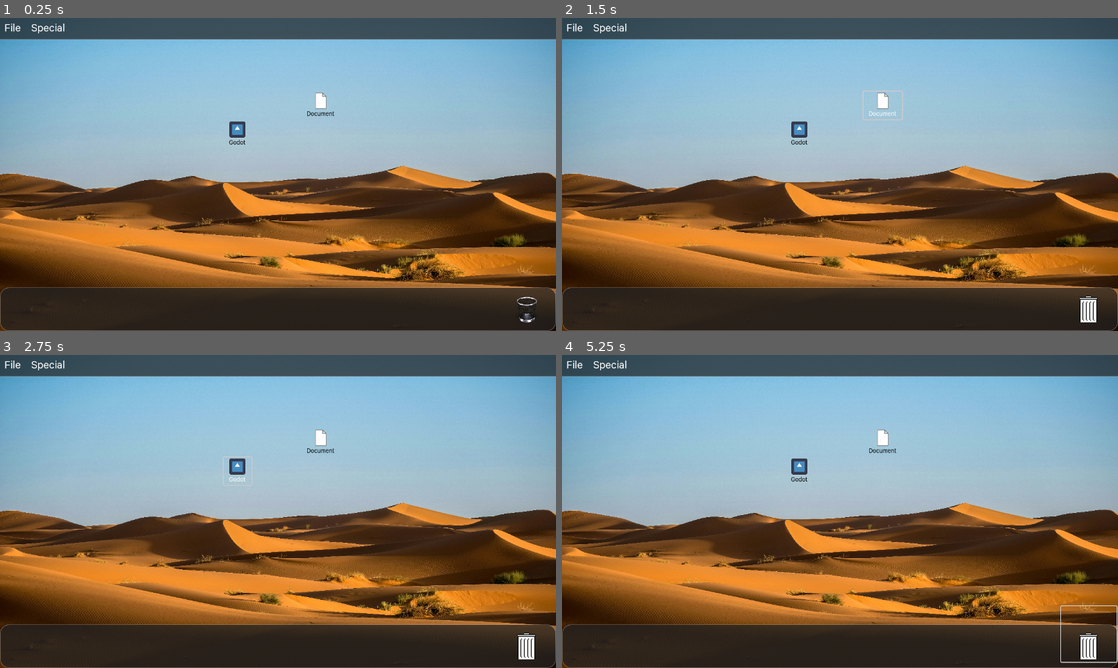
Above: before the commit, frames 1-4 (two rows, left to right).
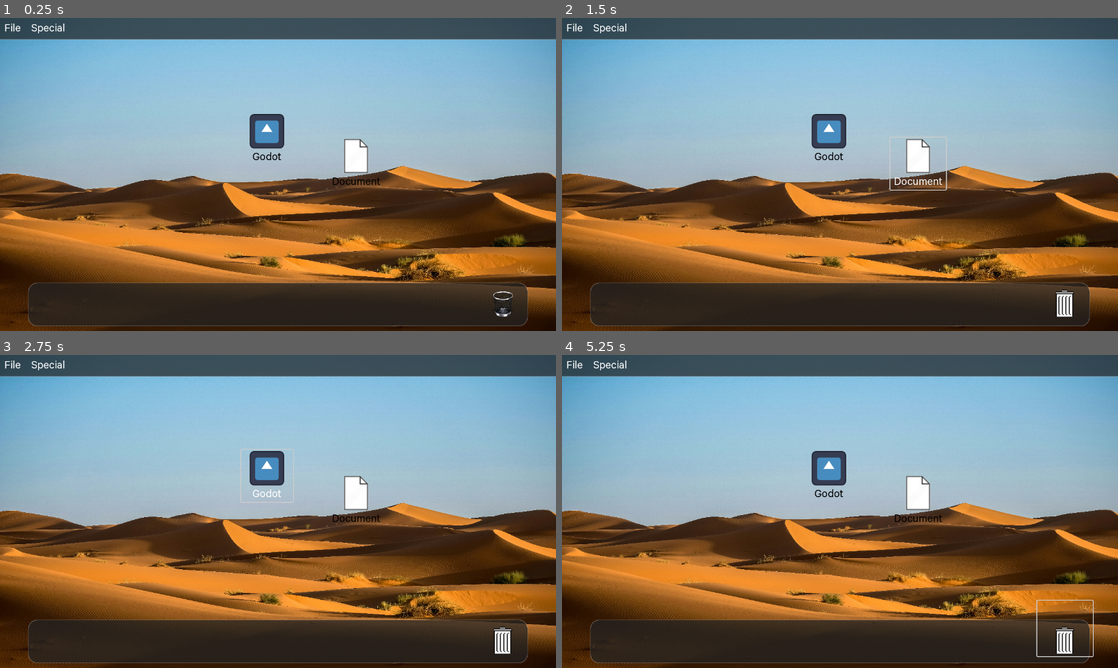
Above: after the commit, the same moments.

Repository: ee0pdt/gwj-78-erase
Game: Godot game, scene res://level/os3.tscn
The game is run twice, just before and just after one commit, with the same random seed, the same clock (stepped at 60 frames per second) and the same inputs. The engine's default icon, where the game draws it, is replaced by a stand-in: a white triangle on a blue panel in a dark square.
Inputs (mouse positions are in pixels of both pictures, inside the frame that each line leads up to; where the layout moved, square brackets give the same spot in the first picture):
- Up to frame 1 (0.25 s): no input
- Up to frame 2 (1.5 s): click (1062, 290) [1090, 296] at 0.5 s; click "Document" at 1.25 s
- Up to frame 3 (2.75 s): click "Godot" at 2 s
- Up to frame 4 (5.25 s): click (1062, 627) [1090, 633] at 2.75 s; click "Document" at 3.5 s; click "Godot" at 4.25 s; click (1062, 627) [1090, 633] at 5 s

The runs differ from the first frame. In frame 1, 4.8% of the frame differs, in the area x 0-100%, y 23-100%; in frame 2, 5.2%; in frame 3, 5.1%; in frame 4, 5.2%.

Commit message:
Better theme for OS3

Diff:
--- /dev/null
+++ b/assets/images/a3k5lpwsn4gm7en71aa.svg
@@ -0,0 +1,11 @@
+<svg xmlns="http://www.w3.org/2000/svg" width="1280" height="780" viewBox="0 0 1280 780">
+  <defs>
+    <pattern id="checkerboard" width="4" height="4" patternUnits="userSpaceOnUse">
+      <rect width="2" height="2" fill="white"/>
+      <rect x="2" y="0" width="2" height="2" fill="black"/>
+      <rect x="0" y="2" width="2" height="2" fill="black"/>
+      <rect x="2" y="2" width="2" height="2" fill="white"/>
+    </pattern>
+  </defs>
+  <rect width="100%" height="100%" fill="url(#checkerboard)"/>
+</svg>
--- a/file_system_items/application/application.tscn
+++ b/file_system_items/application/application.tscn
@@ -5,8 +5,8 @@
 [ext_resource type="PackedScene" uid="uid://7aid857rtjr5" path="res://file_system_items/file_system_item/file_system_item_state_machine.tscn" id="3_sy4et"]
 
 [node name="Application" type="Button"]
-offset_right = 64.0
-offset_bottom = 64.0
+offset_right = 80.0
+offset_bottom = 80.0
 text = "Godot"
 icon = ExtResource("1_0a6u3")
 flat = true
--- a/file_system_items/document/document.tscn
+++ b/file_system_items/document/document.tscn
@@ -6,7 +6,7 @@
 
 [node name="Document" type="Button"]
 offset_right = 89.0
-offset_bottom = 64.0
+offset_bottom = 80.0
 text = "Document"
 icon = ExtResource("1_rogos")
 flat = true
--- a/level/level.gd
+++ b/level/level.gd
@@ -62,3 +62,4 @@
 
 func _handle_file_added_to_trash(file: FileSystemItem):
 	%MenuBar.enable_empty_trash()
+	%SoundItemAddedToTrash.play()
--- a/level/os1.tscn
+++ b/level/os1.tscn
@@ -1,139 +1,106 @@
-[gd_scene load_steps=13 format=3 uid="uid://bo20ipot6i628"]
+[gd_scene load_steps=16 format=3 uid="uid://bfhe57ypw3i5u"]
 
+[ext_resource type="Theme" uid="uid://cmnrvs380oc6u" path="res://themes/os1_mono.tres" id="1_1b1c6"]
 [ext_resource type="Theme" uid="uid://dj2vfsx2jdmu0" path="res://themes/os3.tres" id="1_fty6r"]
 [ext_resource type="Script" uid="uid://dffmsepw35cgc" path="res://level/level.gd" id="2_1d7e5"]
-[ext_resource type="PackedScene" uid="uid://cpt1rj40a0kk3" path="res://screen/screen.tscn" id="3_3k2ej"]
+[ext_resource type="Script" uid="uid://pjn5egmtl16x" path="res://desktop/desktop.gd" id="4_1b1c6"]
 [ext_resource type="PackedScene" uid="uid://d4c8dtd2jia1d" path="res://file_system_items/document/document.tscn" id="4_7hnyc"]
+[ext_resource type="Texture2D" uid="uid://cl68s7gfimstn" path="res://assets/images/a3k5lpwsn4gm7en71aa.png" id="4_euys8"]
+[ext_resource type="PackedScene" uid="uid://bepushbvyj688" path="res://file_system_items/trash/trash.tscn" id="5_0vag3"]
 [ext_resource type="PackedScene" uid="uid://dmf3a1es3sgi4" path="res://file_system_items/application/application.tscn" id="5_euys8"]
 [ext_resource type="PackedScene" uid="uid://dpf8vobr127ok" path="res://info_window/info_window.tscn" id="6_1b1c6"]
 [ext_resource type="PackedScene" uid="uid://wyj22wjeccw6" path="res://empty_trash_dialog/empty_trash_dialog.tscn" id="7_0vag3"]
 [ext_resource type="Script" uid="uid://30qghlfcc1sv" path="res://fsm/state_machine.gd" id="8_k2s33"]
 [ext_resource type="Script" uid="uid://0mcjqa8ciue7" path="res://level/states/asleep.gd" id="9_8yfpd"]
+[ext_resource type="PackedScene" uid="uid://jr15xa6g2paw" path="res://menu_bar/menu_bar.tscn" id="9_jb3nm"]
 
-[sub_resource type="Gradient" id="Gradient_0xm2m"]
-offsets = PackedFloat32Array(0, 0.330986, 1)
-colors = PackedColorArray(1, 1, 1, 1, 0.257042, 0.257042, 0.257042, 1, 0, 0, 0, 1)
+[sub_resource type="StyleBoxTexture" id="StyleBoxTexture_k2s33"]
+texture = ExtResource("4_euys8")
 
-[sub_resource type="GradientTexture2D" id="GradientTexture2D_h2yge"]
-gradient = SubResource("Gradient_0xm2m")
-fill = 1
-fill_from = Vector2(0.5, 0.5)
-fill_to = Vector2(1, 1)
+[sub_resource type="StyleBoxFlat" id="StyleBoxFlat_0vag3"]
+bg_color = Color(1, 1, 1, 1)
+border_width_bottom = 1
+border_color = Color(0, 0, 0, 1)
 
-[sub_resource type="Theme" id="Theme_cw150"]
-Button/fonts/font = null
-
-[node name="Level" type="Control"]
+[node name="OS1" type="Control"]
 layout_mode = 3
-anchors_preset = 0
-theme = ExtResource("1_fty6r")
-script = ExtResource("2_1d7e5")
-metadata/_edit_horizontal_guides_ = [191.0]
-
-[node name="CanvasLayer" type="CanvasLayer" parent="."]
-
-[node name="TextureRect" type="TextureRect" parent="CanvasLayer"]
-anchors_preset = 15
-anchor_right = 1.0
-anchor_bottom = 1.0
-offset_right = 24.0
-offset_bottom = 24.0
-grow_horizontal = 2
-grow_vertical = 2
-texture = SubResource("GradientTexture2D_h2yge")
-
-[node name="Screen" parent="CanvasLayer" instance=ExtResource("3_3k2ej")]
-unique_name_in_owner = true
-theme = ExtResource("1_fty6r")
-
-[node name="Desktop" parent="CanvasLayer/Screen" index="0"]
-theme = SubResource("Theme_cw150")
-
-[node name="Trash" parent="CanvasLayer/Screen/Desktop/DesktopBackground" index="0"]
-screen = NodePath("../../..")
-
-[node name="Document" parent="CanvasLayer/Screen/Desktop/DesktopBackground" index="1" instance=ExtResource("4_7hnyc")]
-layout_mode = 0
-offset_left = 113.0
-offset_top = 358.0
-offset_right = 202.0
-offset_bottom = 422.0
-text = "Some Doc"
-
-[node name="Document2" parent="CanvasLayer/Screen/Desktop/DesktopBackground" index="2" instance=ExtResource("4_7hnyc")]
-layout_mode = 0
-offset_left = 203.0
-offset_top = 206.0
-offset_right = 292.0
-offset_bottom = 270.0
-text = "Another doc"
-infected = true
-
-[node name="Application" parent="CanvasLayer/Screen/Desktop/DesktopBackground" index="3" instance=ExtResource("5_euys8")]
-layout_mode = 0
-offset_left = 443.0
-offset_top = 168.0
-offset_right = 507.0
-offset_bottom = 232.0
-
-[node name="MenuBar" parent="CanvasLayer/Screen" index="1" node_paths=PackedStringArray("trash")]
-offset_right = 102.0
-offset_bottom = 31.0
-trash = NodePath("../Desktop/DesktopBackground/Trash")
-
-[node name="InfoWindow" parent="CanvasLayer/Screen" instance=ExtResource("6_1b1c6")]
-unique_name_in_owner = true
-title = "Info"
-initial_position = 2
-visible = false
-
-[node name="PanelContainer" type="PanelContainer" parent="CanvasLayer/Screen/InfoWindow"]
 anchors_preset = 15
 anchor_right = 1.0
 anchor_bottom = 1.0
 grow_horizontal = 2
 grow_vertical = 2
+theme = ExtResource("1_1b1c6")
+script = ExtResource("2_1d7e5")
+metadata/_edit_horizontal_guides_ = [191.0]
 
-[node name="VBoxContainer" type="VBoxContainer" parent="CanvasLayer/Screen/InfoWindow/PanelContainer"]
+[node name="Desktop" type="Panel" parent="."]
+unique_name_in_owner = true
+layout_mode = 1
+anchors_preset = 15
+anchor_right = 1.0
+anchor_bottom = 1.0
+offset_left = -1.0
+offset_top = -1.0
+offset_right = -1.0
+offset_bottom = -1.0
+grow_horizontal = 2
+grow_vertical = 2
+theme = ExtResource("1_fty6r")
+theme_override_styles/panel = SubResource("StyleBoxTexture_k2s33")
+script = ExtResource("4_1b1c6")
+
+[node name="MenuBackground" type="Panel" parent="Desktop"]
 layout_mode = 2
+offset_left = 1.0
+offset_top = -4.0
+offset_right = 1281.0
+offset_bottom = 34.0
+grow_horizontal = 2
+size_flags_vertical = 0
+theme_override_styles/panel = SubResource("StyleBoxFlat_0vag3")
 
-[node name="HBoxContainer" type="HBoxContainer" parent="CanvasLayer/Screen/InfoWindow/PanelContainer/VBoxContainer"]
-layout_mode = 2
-
-[node name="Name" type="Label" parent="CanvasLayer/Screen/InfoWindow/PanelContainer/VBoxContainer/HBoxContainer"]
-layout_mode = 2
-text = "Name:"
-
-[node name="FileName" type="Label" parent="CanvasLayer/Screen/InfoWindow/PanelContainer/VBoxContainer/HBoxContainer"]
+[node name="Trash" parent="Desktop" instance=ExtResource("5_0vag3")]
 unique_name_in_owner = true
 layout_mode = 2
-text = "Name:"
+offset_left = 1149.0
+offset_top = 578.0
+offset_right = 1277.0
+offset_bottom = 706.0
+grow_horizontal = 0
+grow_vertical = 2
+text = ""
+screen = NodePath("")
 
-[node name="HBoxContainer2" type="HBoxContainer" parent="CanvasLayer/Screen/InfoWindow/PanelContainer/VBoxContainer"]
-layout_mode = 2
+[node name="Document" parent="Desktop" instance=ExtResource("4_7hnyc")]
+layout_mode = 0
+offset_left = 694.0
+offset_top = 169.0
+offset_right = 783.0
+offset_bottom = 233.0
+infected = true
 
-[node name="Type" type="Label" parent="CanvasLayer/Screen/InfoWindow/PanelContainer/VBoxContainer/HBoxContainer2"]
-layout_mode = 2
-text = "Type:"
+[node name="Application" parent="Desktop" instance=ExtResource("5_euys8")]
+layout_mode = 0
+offset_left = 707.0
+offset_top = 213.0
+offset_right = 771.0
+offset_bottom = 277.0
 
-[node name="FileType" type="Label" parent="CanvasLayer/Screen/InfoWindow/PanelContainer/VBoxContainer/HBoxContainer2"]
+[node name="MenuBar" parent="." instance=ExtResource("9_jb3nm")]
 unique_name_in_owner = true
-layout_mode = 2
-text = "Name:"
+layout_mode = 0
+offset_left = 10.0
+offset_right = 170.0
+offset_bottom = 42.0
 
-[node name="HBoxContainer3" type="HBoxContainer" parent="CanvasLayer/Screen/InfoWindow/PanelContainer/VBoxContainer"]
-layout_mode = 2
+[node name="InfoWindow" parent="." instance=ExtResource("6_1b1c6")]
+unique_name_in_owner = true
+title = "Info"
+initial_position = 2
+size = Vector2i(640, 480)
+visible = false
 
-[node name="Size" type="Label" parent="CanvasLayer/Screen/InfoWindow/PanelContainer/VBoxContainer/HBoxContainer3"]
-layout_mode = 2
-text = "Size:"
-
-[node name="FileSize" type="Label" parent="CanvasLayer/Screen/InfoWindow/PanelContainer/VBoxContainer/HBoxContainer3"]
-unique_name_in_owner = true
-layout_mode = 2
-text = "Name:"
-
-[node name="EmptyTrashDialog" parent="CanvasLayer/Screen" instance=ExtResource("7_0vag3")]
+[node name="EmptyTrashDialog" parent="." instance=ExtResource("7_0vag3")]
 unique_name_in_owner = true
 
 [node name="StateMachine" type="Node" parent="."]
@@ -148,10 +115,9 @@
 unique_name_in_owner = true
 bus = &"SFX"
 
-[connection signal="gui_input" from="CanvasLayer/Screen/Desktop" to="CanvasLayer/Screen/Desktop" method="_on_gui_input"]
-[connection signal="close_requested" from="CanvasLayer/Screen/InfoWindow" to="." method="_handle_close_info"]
-[connection signal="canceled" from="CanvasLayer/Screen/EmptyTrashDialog" to="." method="_cancel_empty_trash"]
-[connection signal="confirmed" from="CanvasLayer/Screen/EmptyTrashDialog" to="." method="_confirm_empty_trash"]
+[connection signal="gui_input" from="Desktop" to="Desktop" method="_on_gui_input"]
+[connection signal="close_requested" from="InfoWindow" to="." method="_handle_close_info"]
+[connection signal="canceled" from="EmptyTrashDialog" to="." method="_cancel_empty_trash"]
+[connection signal="confirmed" from="EmptyTrashDialog" to="." method="_confirm_empty_trash"]
 
-[editable path="CanvasLayer/Screen"]
-[editable path="CanvasLayer/Screen/Desktop"]
+[editable path="EmptyTrashDialog"]
--- a/level/os3.tscn
+++ b/level/os3.tscn
@@ -34,7 +34,7 @@
 corner_radius_bottom_right = 20
 corner_radius_bottom_left = 20
 
-[node name="Level" type="Control"]
+[node name="OS3" type="Control"]
 layout_mode = 3
 anchors_preset = 15
 anchor_right = 1.0
@@ -69,40 +69,41 @@
 [node name="DockBackground" type="Panel" parent="Desktop"]
 custom_minimum_size = Vector2(0, 100)
 layout_mode = 2
-offset_top = 620.0
-offset_right = 1280.0
-offset_bottom = 720.0
+offset_left = 65.0
+offset_top = 609.0
+offset_right = 1215.0
+offset_bottom = 709.0
 size_flags_vertical = 8
 theme_override_styles/panel = SubResource("StyleBoxFlat_tptyl")
 
 [node name="Trash" parent="Desktop" instance=ExtResource("4_aen5n")]
 unique_name_in_owner = true
 layout_mode = 2
-offset_left = 1149.0
-offset_top = 578.0
-offset_right = 1277.0
-offset_bottom = 706.0
+offset_left = 1094.0
+offset_top = 565.0
+offset_right = 1222.0
+offset_bottom = 693.0
 grow_horizontal = 0
 grow_vertical = 2
 text = ""
 icon = ExtResource("5_tptyl")
 screen = NodePath("")
 
+[node name="Application" parent="Desktop" instance=ExtResource("5_iqeg5")]
+layout_mode = 0
+offset_left = 555.0
+offset_top = 218.0
+offset_right = 675.0
+offset_bottom = 338.0
+
 [node name="Document" parent="Desktop" instance=ExtResource("4_fjy5s")]
 layout_mode = 0
-offset_left = 694.0
-offset_top = 169.0
-offset_right = 783.0
-offset_bottom = 233.0
+offset_left = 756.0
+offset_top = 275.0
+offset_right = 884.0
+offset_bottom = 395.0
 
-[node name="Application" parent="Desktop" instance=ExtResource("5_iqeg5")]
-layout_mode = 0
-offset_left = 515.0
-offset_top = 235.0
-offset_right = 579.0
-offset_bottom = 299.0
-
-[node name="MenuBar" parent="." instance=ExtResource("6_aen5n")]
+[node name="MenuBar" parent="Desktop" instance=ExtResource("6_aen5n")]
 unique_name_in_owner = true
 layout_mode = 0
 offset_right = 160.0
@@ -133,6 +134,10 @@
 unique_name_in_owner = true
 bus = &"SFX"
 
+[node name="SoundItemAddedToTrash" type="AudioStreamPlayer" parent="."]
+unique_name_in_owner = true
+bus = &"SFX"
+
 [connection signal="gui_input" from="Desktop" to="Desktop" method="_on_gui_input"]
 [connection signal="close_requested" from="InfoWindow" to="." method="_handle_close_info"]
 [connection signal="canceled" from="EmptyTrashDialog" to="." method="_cancel_empty_trash"]
--- a/themes/os1_mono.tres
+++ b/themes/os1_mono.tres
@@ -50,6 +50,8 @@
 anti_aliasing = false
 
 [resource]
+default_font = ExtResource("1_0070d")
+default_font_size = 28
 AcceptDialog/styles/panel = SubResource("StyleBoxFlat_o5ks6")
 Button/colors/font_color = Color(0, 0, 0, 1)
 Button/colors/font_disabled_color = Color(0, 0, 0, 1)
@@ -57,6 +59,7 @@
 Button/colors/font_hover_color = Color(1, 1, 1, 1)
 Button/colors/font_hover_pressed_color = Color(1, 1, 1, 1)
 Button/colors/font_pressed_color = Color(0, 0, 0, 1)
+Button/font_sizes/font_size = 28
 Button/fonts/font = ExtResource("1_0070d")
 Button/styles/disabled = null
 Button/styles/focus = null
@@ -66,6 +69,7 @@
 Label/colors/font_color = Color(0, 0, 0, 1)
 Label/fonts/font = ExtResource("1_0070d")
 MenuBar/colors/font_color = Color(0, 0, 0, 1)
+MenuBar/font_sizes/font_size = 28
 MenuBar/fonts/font = ExtResource("1_0070d")
 MenuBar/styles/disabled = null
 MenuBar/styles/normal = SubResource("StyleBoxFlat_urqag")
--- a/themes/os3.tres
+++ b/themes/os3.tres
@@ -70,6 +70,8 @@
 corner_radius_bottom_left = 12
 
 [resource]
+default_font = ExtResource("1_v40bh")
+default_font_size = 28
 AcceptDialog/styles/panel = SubResource("StyleBoxFlat_o5ks6")
 Button/colors/font_color = Color(0, 0, 0, 1)
 Button/colors/font_disabled_color = Color(0, 0, 0, 1)
@@ -107,7 +109,7 @@
 PopupMenu/colors/font_separator_outline_color = Color(0, 0, 0, 1)
 PopupMenu/font_sizes/font_size = 28
 PopupMenu/fonts/font = ExtResource("1_v40bh")
-PopupMenu/fonts/font_separator = null
+PopupMenu/fonts/font_separator = ExtResource("1_v40bh")
 PopupMenu/styles/hover = null
 PopupMenu/styles/labeled_separator_left = null
 PopupMenu/styles/labeled_separator_right = null
Binary file added: assets/images/a3k5lpwsn4gm7en71aa.png
Not shown, added: assets/images/a3k5lpwsn4gm7en71aa.png.import
Not shown, added: assets/images/a3k5lpwsn4gm7en71aa.svg.import
